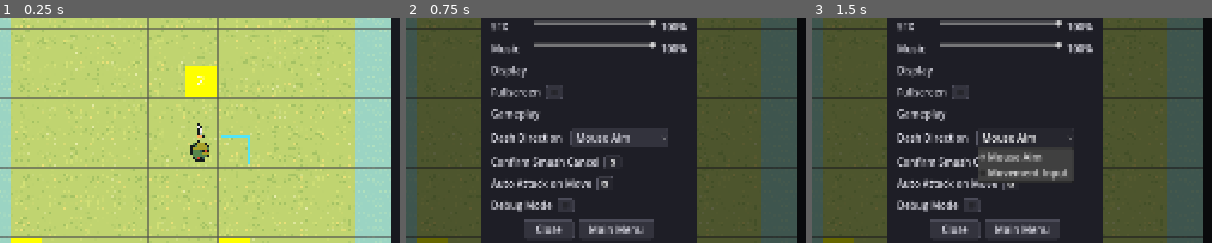
Above: before the commit, frames 1-3 (left to right).
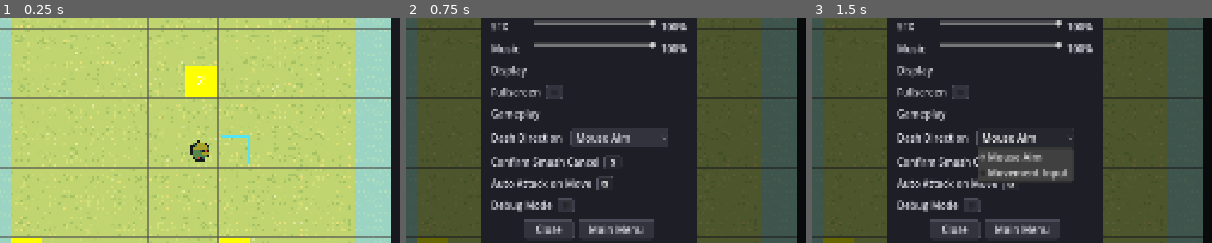
Above: after the commit, the same moments.

Repository: tomchang25/dash-and-slash
Game: Godot game, scene res://game/tick_arena/tick_arena.tscn
Two runs of this game, one before a commit and one after it. Both use one fixed random seed, a clock stepped at 60 frames per second and the inputs below.
Inputs:
- Up to frame 1 (0.25 s): no input
- Up to frame 2 (0.75 s): click "SET" at 0.5 s
- Up to frame 3 (1.5 s): click "Mouse Aim" at 1.25 s
The pictures show only the part of the screen within x 27-77%, y 24-74%; the shares and areas given below are measured in that part.

The runs differ from the first frame. In frame 1, less than 0.1% of the frame differs, in the area x 49-52%, y 46-54%; in frame 2, nothing differs; in frame 3, nothing differs.

Commit message:
fix(tick-arena): improve action pacing and movement clarity
- Animate player movement and attacks with readable body and weapon cues
- Coalesce directional chords and throttle confirm inputs to prevent duplicate actions
- Smooth player and enemy grid transitions with clearer movement timing

Diff:
--- a/game/entities/enemies/grid_enemy.gd
+++ b/game/entities/enemies/grid_enemy.gd
@@ -15,7 +15,7 @@
 const DEFAULT_WARNING_TICKS := 2
 const DEFAULT_RECOVERY_TICKS := 1
 ## Visual-only slide time for a one-cell tick snap; the logical cell moves instantly.
-const TICK_MOVE_TWEEN_SEC := 0.09
+const TICK_MOVE_TWEEN_SEC := 0.14
 const STAGGER_VFX_COLOR := Color(0.3, 0.5, 1.0, 1.0)
 const PATH_DEBUG_COLOR := Color(0.2, 0.8, 1.0, 0.8)
 const PATH_DEBUG_WIDTH := 4.0
@@ -382,7 +382,7 @@
     scale = Vector2(1.1, 0.9)
     _tick_move_tween = create_tween()
     _tick_move_tween.set_parallel(true)
-    _tick_move_tween.tween_property(self, "global_position", _grid.cell_center(target_cell), TICK_MOVE_TWEEN_SEC).set_trans(Tween.TRANS_QUAD).set_ease(Tween.EASE_OUT)
+    _tick_move_tween.tween_property(self, "global_position", _grid.cell_center(target_cell), TICK_MOVE_TWEEN_SEC).set_trans(Tween.TRANS_SINE).set_ease(Tween.EASE_IN_OUT)
     _tick_move_tween.tween_property(self, "scale", Vector2.ONE, TICK_MOVE_TWEEN_SEC * 1.5)
     if _visual_presenter != null:
         _visual_presenter.show_move()
--- a/game/tick_arena/player/tick_input.gd
+++ b/game/tick_arena/player/tick_input.gd
@@ -13,7 +13,8 @@
 
 # -- Constants --
 
-const HOLD_REPEAT_SEC := 0.14
+const HOLD_REPEAT_SEC := 0.24
+const CONFIRM_REPEAT_SEC := 0.32
 
 const MOVE_ACTIONS := {
     "move_up": Vector2i.UP,
@@ -25,61 +26,81 @@
 # -- State --
 
 var _repeat_timer := 0.0
+var _confirm_cooldown := 0.0
 var _alt_was_pressed := false
 var _rmb_was_pressed := false
 var _space_was_pressed := false
+var _move_was_pressed := false
 
 # == Lifecycle ==
 
 
 func _process(delta: float) -> void:
+    _confirm_cooldown = maxf(_confirm_cooldown - delta, 0.0)
     var alt_pressed := Input.is_physical_key_pressed(KEY_ALT)
     var rmb_pressed := Input.is_mouse_button_pressed(MOUSE_BUTTON_RIGHT)
     var space_pressed := Input.is_physical_key_pressed(KEY_SPACE)
     var mouse_over_ui := get_viewport().gui_get_hovered_control() != null
+    var move_direction := _held_move_direction()
 
-    var verb := _edge_verb(alt_pressed, rmb_pressed, space_pressed, mouse_over_ui)
+    var verb := _edge_verb(alt_pressed, rmb_pressed, space_pressed, mouse_over_ui, move_direction)
     if verb != null:
         verb_requested.emit(verb)
-        _repeat_timer = HOLD_REPEAT_SEC
+        _arm_verb_cadence(verb)
     else:
-        var held := _held_verb(space_pressed, mouse_over_ui)
+        var held := _held_verb(space_pressed, mouse_over_ui, move_direction)
         if held == null:
             _repeat_timer = 0.0
         else:
             _repeat_timer -= delta
             if _repeat_timer <= 0.0:
                 verb_requested.emit(held)
-                _repeat_timer = HOLD_REPEAT_SEC
+                _arm_verb_cadence(held)
 
     _alt_was_pressed = alt_pressed
     _rmb_was_pressed = rmb_pressed
     _space_was_pressed = space_pressed
+    _move_was_pressed = move_direction != Vector2i.ZERO
 
 # == Verb polling ==
 
 
-func _edge_verb(alt_pressed: bool, rmb_pressed: bool, space_pressed: bool, mouse_over_ui: bool) -> TickVerb:
+func _edge_verb(alt_pressed: bool, rmb_pressed: bool, space_pressed: bool, mouse_over_ui: bool, move_direction: Vector2i) -> TickVerb:
     if alt_pressed != _alt_was_pressed:
         return TickVerb.mode_set(alt_pressed)
     if rmb_pressed and not _rmb_was_pressed and not mouse_over_ui:
         return TickVerb.cancel()
-    for action: String in MOVE_ACTIONS:
-        if Input.is_action_just_pressed(action):
-            return TickVerb.move(MOVE_ACTIONS[action])
-    if Input.is_action_just_pressed("attack") and not mouse_over_ui:
+    if move_direction != Vector2i.ZERO and not _move_was_pressed:
+        return TickVerb.move(move_direction)
+    if Input.is_action_just_pressed("attack") and not mouse_over_ui and _confirm_cooldown <= 0.0:
         return TickVerb.confirm()
     if space_pressed and not _space_was_pressed:
         return TickVerb.wait()
     return null
 
 
-func _held_verb(space_pressed: bool, mouse_over_ui: bool) -> TickVerb:
-    for action: String in MOVE_ACTIONS:
-        if Input.is_action_pressed(action):
-            return TickVerb.move(MOVE_ACTIONS[action])
-    if Input.is_action_pressed("attack") and not mouse_over_ui:
+func _held_verb(space_pressed: bool, mouse_over_ui: bool, move_direction: Vector2i) -> TickVerb:
+    if move_direction != Vector2i.ZERO:
+        return TickVerb.move(move_direction)
+    if Input.is_action_pressed("attack") and not mouse_over_ui and _confirm_cooldown <= 0.0:
         return TickVerb.confirm(true)
     if space_pressed:
         return TickVerb.wait()
     return null
+
+
+## Resolves any held directional chord to one deterministic cardinal direction.
+func _held_move_direction() -> Vector2i:
+    for action: String in MOVE_ACTIONS:
+        if Input.is_action_pressed(action):
+            return MOVE_ACTIONS[action]
+    return Vector2i.ZERO
+
+
+## Arms the held-repeat timer and the release-resistant confirm cadence for one emitted verb.
+func _arm_verb_cadence(verb: TickVerb) -> void:
+    if verb.kind == TickVerb.Kind.CONFIRM:
+        _repeat_timer = CONFIRM_REPEAT_SEC
+        _confirm_cooldown = CONFIRM_REPEAT_SEC
+    else:
+        _repeat_timer = HOLD_REPEAT_SEC
--- a/game/tick_arena/player/tick_player.gd
+++ b/game/tick_arena/player/tick_player.gd
@@ -15,7 +15,7 @@
 # -- Constants --
 
 const MAX_HP := 100.0
-const MOVE_TWEEN_SEC := 0.09
+const MOVE_TWEEN_SEC := 0.22
 const LEAP_TWEEN_SEC := 0.12
 const BODY_RADIUS := 40.0
 const DAMAGE_FLASH_SEC := 0.18
@@ -109,15 +109,23 @@
 
 ## Moves the logical cell immediately and tweens the visual position; leap uses the slower smash arc timing.
 func move_to(target_cell: Vector2i, leap := false) -> void:
-    cell = target_cell
+    var move_direction := target_cell - cell
     if _move_tween != null:
         _move_tween.kill()
+        position = _grid.cell_center(cell)
+    cell = target_cell
     var duration := LEAP_TWEEN_SEC if leap else MOVE_TWEEN_SEC
-    scale = Vector2(1.12, 0.88)
+    if leap:
+        scale = Vector2(1.12, 0.88)
+    else:
+        scale = Vector2.ONE
+        if visual_presenter != null:
+            visual_presenter.play_move(move_direction)
     _move_tween = create_tween()
     _move_tween.set_parallel(true)
-    _move_tween.tween_property(self, "position", _grid.cell_center(target_cell), duration).set_trans(Tween.TRANS_QUAD).set_ease(Tween.EASE_OUT)
-    _move_tween.tween_property(self, "scale", Vector2.ONE, duration * 1.5)
+    _move_tween.tween_property(self, "position", _grid.cell_center(target_cell), duration).set_trans(Tween.TRANS_SINE).set_ease(Tween.EASE_IN_OUT)
+    if leap:
+        _move_tween.tween_property(self, "scale", Vector2.ONE, duration * 1.5)
 
 
 ## Applies damage with a red flash, honoring the active debug god mode; returns true when the player
--- a/game/tick_arena/player/tick_player_visual_presenter.gd
+++ b/game/tick_arena/player/tick_player_visual_presenter.gd
@@ -1,25 +1,34 @@
 # tick_player_visual_presenter.gd
-# Presents the active class body, resolved cardinal weapon aim, and one-shot normal-attack frames.
+# Presents the active class body, resolved cardinal aim, step movement poses, and one-shot normal-attack frames.
 class_name TickPlayerVisualPresenter
 extends Node2D
 
+enum VisualCue {
+    IDLE,
+    MOVE,
+    ATTACK,
+}
+
 # -- Constants --
 
-const ATTACK_FRAME_SEC := 0.045
-const BODY_ROW := 0
-const WEAPON_IDLE_ROW := 0
+const BODY_IDLE_ROW := 0
+const BODY_MOVE_ROWS: Array[int] = [1, 2, 3, 2]
+const BODY_ATTACK_ROWS: Array[int] = [5, 4]
 const WEAPON_ATTACK_ROWS: Array[int] = [1, 2, 3]
+const MOVE_FRAME_HOLD_SEC := 0.24
+const ATTACK_FRAME_DURATIONS: Array[float] = [0.1, 0.12, 0.12]
 
 # -- State --
 
 var _character_class: CharacterClassData
 var _aim_direction := Vector2i.RIGHT
 var _attack_direction := Vector2i.RIGHT
-var _attack_active := false
+var _visual_cue := VisualCue.IDLE
+var _move_frame_index := 0
 
 # -- Timer / tween handles --
 
-var _attack_tween: Tween
+var _visual_cue_tween: Tween
 
 # -- Node references --
 
@@ -49,45 +58,59 @@
     return _body_sprite != null and _body_sprite.texture != null
 
 
-## Updates the body facing and persistent weapon marker from the same resolved cardinal direction preview uses.
+## Updates the idle body facing from the same resolved cardinal direction preview uses.
 func set_aim_direction(direction: Vector2i) -> void:
     if direction == Vector2i.ZERO:
         return
     _aim_direction = direction
     if not is_node_ready():
         return
-    _apply_body_frame(_aim_direction)
-    if not _attack_active:
-        _apply_weapon_frame(WEAPON_IDLE_ROW, _aim_direction)
+    if _visual_cue == VisualCue.IDLE:
+        _apply_body_frame(_aim_direction)
+        _hide_weapon()
+
+
+## Plays one movement pose long enough for a held-input follow-up step to replace it without flashing idle between steps.
+func play_move(direction: Vector2i) -> void:
+    if direction == Vector2i.ZERO or not is_node_ready() or _body_sprite.texture == null:
+        return
+    _begin_visual_cue(VisualCue.MOVE)
+    _aim_direction = direction
+    _apply_body_frame_row(BODY_MOVE_ROWS[_move_frame_index], direction)
+    _move_frame_index = (_move_frame_index + 1) % BODY_MOVE_ROWS.size()
+    _visual_cue_tween = create_tween()
+    _visual_cue_tween.tween_interval(MOVE_FRAME_HOLD_SEC)
+    _visual_cue_tween.tween_callback(_finish_visual_cue)
 
 
 ## Plays a presentation-only weapon sequence locked to the committed normal-attack direction.
 func play_normal_attack(direction: Vector2i) -> void:
     if direction == Vector2i.ZERO or not is_node_ready() or _weapon_sprite.texture == null:
         return
-    if _attack_tween != null and _attack_tween.is_valid():
-        _attack_tween.kill()
-    _attack_active = true
+    _begin_visual_cue(VisualCue.ATTACK)
+    _aim_direction = direction
     _attack_direction = direction
-    _attack_tween = create_tween()
-    for row in WEAPON_ATTACK_ROWS:
-        _attack_tween.tween_callback(_apply_weapon_frame.bind(row, _attack_direction))
-        _attack_tween.tween_interval(ATTACK_FRAME_SEC)
-    _attack_tween.tween_callback(_finish_attack)
+    _weapon_sprite.visible = true
+    _visual_cue_tween = create_tween()
+    for frame_index in WEAPON_ATTACK_ROWS.size():
+        _visual_cue_tween.tween_callback(_apply_attack_frame.bind(frame_index))
+        _visual_cue_tween.tween_interval(ATTACK_FRAME_DURATIONS[frame_index])
+    _visual_cue_tween.tween_callback(_finish_visual_cue)
 
 
 ## Cancels any one-shot weapon cue so a run reset cannot retain presentation from the prior state.
 func reset_transients() -> void:
-    if _attack_tween != null and _attack_tween.is_valid():
-        _attack_tween.kill()
-    _attack_tween = null
-    _attack_active = false
+    if _visual_cue_tween != null and _visual_cue_tween.is_valid():
+        _visual_cue_tween.kill()
+    _visual_cue_tween = null
+    _visual_cue = VisualCue.IDLE
+    _move_frame_index = 0
     if not is_node_ready():
         return
     if _body_sprite.texture != null:
         _apply_body_frame(_aim_direction)
     if _weapon_sprite.texture != null:
-        _apply_weapon_frame(WEAPON_IDLE_ROW, _aim_direction)
+        _hide_weapon()
 
 # == View ==
 
@@ -101,20 +124,45 @@
     _body_sprite.texture = _character_class.body_texture
     _apply_body_frame(_aim_direction)
     _weapon_sprite.texture = _character_class.weapon_texture
-    _apply_weapon_frame(WEAPON_IDLE_ROW, _aim_direction)
+    _hide_weapon()
 
 
 func _apply_body_frame(direction: Vector2i) -> void:
-    _body_sprite.frame_coords = Vector2i(_direction_column(direction), BODY_ROW)
+    _apply_body_frame_row(BODY_IDLE_ROW, direction)
+
+
+func _apply_body_frame_row(row: int, direction: Vector2i) -> void:
+    _body_sprite.frame_coords = Vector2i(_direction_column(direction), row)
 
 
 func _apply_weapon_frame(row: int, direction: Vector2i) -> void:
     _weapon_sprite.frame_coords = Vector2i(_direction_column(direction), row)
 
 
-func _finish_attack() -> void:
-    _attack_active = false
-    _apply_weapon_frame(WEAPON_IDLE_ROW, _aim_direction)
+func _hide_weapon() -> void:
+    _weapon_sprite.visible = false
+
+
+func _begin_visual_cue(cue: VisualCue) -> void:
+    if _visual_cue_tween != null and _visual_cue_tween.is_valid():
+        _visual_cue_tween.kill()
+    _visual_cue_tween = null
+    _visual_cue = cue
+    _hide_weapon()
+
+
+## Applies one synchronized authored body-and-weapon attack frame.
+func _apply_attack_frame(frame_index: int) -> void:
+    var body_row := BODY_ATTACK_ROWS[mini(frame_index, BODY_ATTACK_ROWS.size() - 1)]
+    _apply_body_frame_row(body_row, _attack_direction)
+    _apply_weapon_frame(WEAPON_ATTACK_ROWS[frame_index], _attack_direction)
+
+
+func _finish_visual_cue() -> void:
+    _visual_cue_tween = null
+    _visual_cue = VisualCue.IDLE
+    _apply_body_frame(_aim_direction)
+    _hide_weapon()
 
 
 func _direction_column(direction: Vector2i) -> int:
